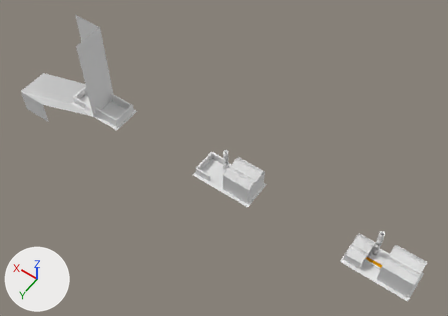
The Blender file industries/temperate/steel_mill_2x1.blend, before and after one commit.
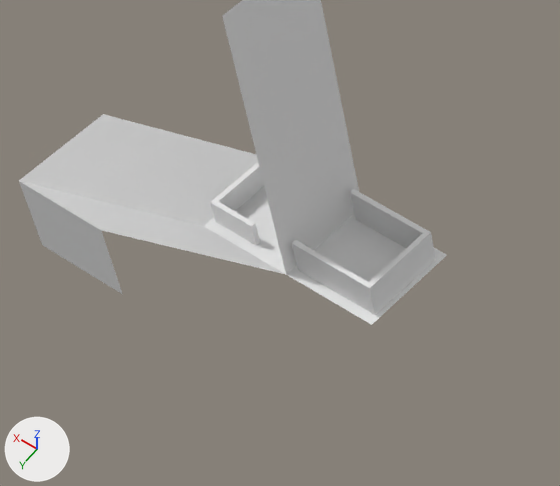
The first picture shows the older version from a camera (50 mm lens) standing at (-23.4, 17.9, 29.9) and looking at (-11.0, 0.6, 2.8). The close-ups show both versions on the part from 3% to 38% of the width and 13% to 55% of the height of that picture; other places that the commit changed are outside them. Every picture has the same lights, and +X, +Y and +Z are marked at lower left.
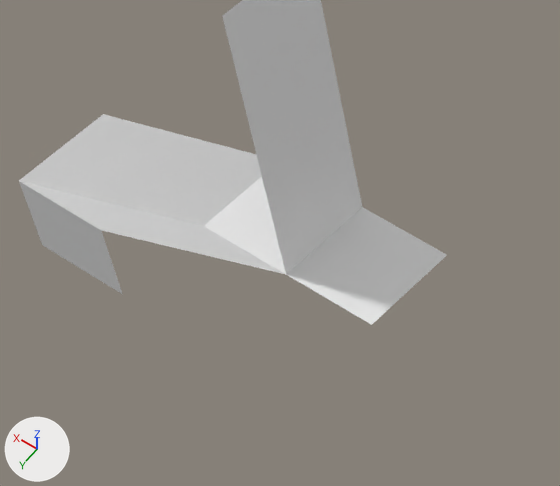
What differs and where, as boxes [x1, y1, x2, y2] in the close-ups (560 x 486 px):
'Cube.002', deleted: before [292, 189, 435, 315]
    faces in mat_brickwall_red1: [292, 189, 435, 315]
    faces in mat_cc_normal: [293, 236, 434, 304]
'Cube.007', deleted: before [210, 162, 264, 246]

Diff of the bpy script that builds the scene:
```diff
--- a/industries/temperate/steel_mill_2x1.blend.py
+++ b/industries/temperate/steel_mill_2x1.blend.py
@@ ob_cube_002 @@
-ob_cube_002 = bpy.data.objects.new('Cube.002', me_cube_004)
-ob_cube_002.location = (-2.85, 0.0, 0.0)
@@ ob_cube_007 @@
-ob_cube_007 = bpy.data.objects.new('Cube.007', me_cube_001)
-ob_cube_007.location = (0.85, 0.0, 0.0)
-ob_cube_007.rotation_euler = (0.0, 0.0, -3.142)  # degrees (0, 0, -180)
```
